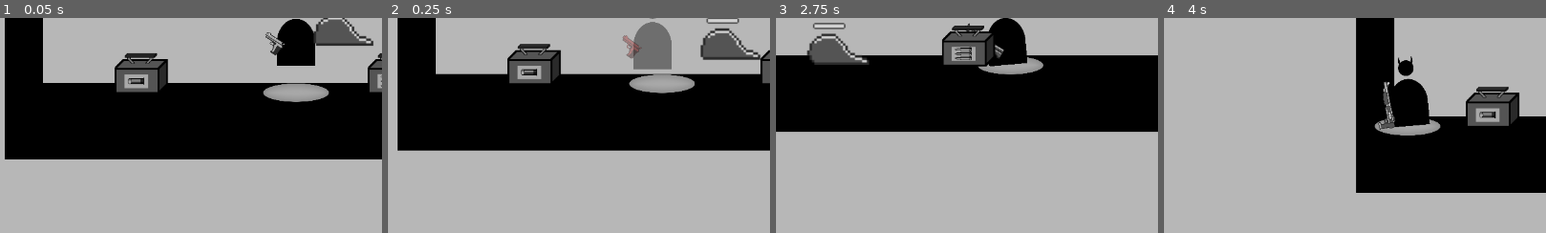
Above: before the commit, frames 1-4 (left to right).
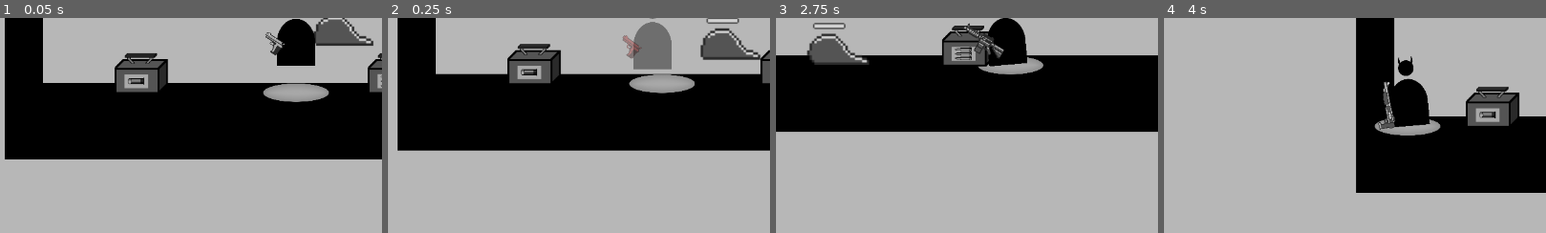
Above: after the commit, the same moments.

Repository: BesterCoder/nuggie-collector
Game: Godot game, scene res://levels/level_001.tscn
The game is run twice, just before and just after one commit, with the same random seed, the same clock (stepped at 60 frames per second) and the same inputs.
Inputs (mouse positions are % of the whole screen's width and height, from its top left):
- Up to frame 1 (0.05 s): no input
- Up to frame 2 (0.25 s): no input
- Up to frame 3 (2.75 s): move the mouse to (45, 70) at 0.52 s; press the mouse at (45, 70) at 0.53 s; hold D (move_right) 0.53-2.03 s; tap W (jump) at 0.77, 1.52 s; move the mouse to (80, 65) at 1.27 s; release the mouse at (80, 65) at 1.28 s; tap 1 (select_pistol) at 1.35 s; move the mouse to (20, 35) at 2.02 s; hold A (move_left) from 2.03 s (still down); tap 2 (select_rifle) at 2.1 s
- Up to frame 4 (4 s): keep holding A (move_left); move the mouse to (55, 50) at 2.77 s; tap 3 (select_shotgun) at 2.85 s; tap W (jump) at 3.02, 3.77 s; move the mouse to (35, 25) at 3.52 s; press the mouse at (35, 25) at 3.53 s
The pictures show only the part of the screen within x 11-61%, y 48-98%; the shares and areas given below are measured in that part.

The runs differ from the first frame. In frame 1, less than 0.1% of the frame differs, in the area x 82-83%, y 9-12%; in frame 2, nothing differs; in frame 3, 0.3%, in the area x 49-58%, y 3-20%; in frame 4, nothing differs.

Commit message:
When all nuggies are collected a door is revealed
The door will act as an "portal" to the next level

Note that player Z position was set to 1 so player
will always be drawn in front of the door

Diff:
--- a/characters/player/Player.tscn
+++ b/characters/player/Player.tscn
@@ -11,6 +11,7 @@
 height = 256.0
 
 [node name="Player" type="KinematicBody2D"]
+z_index = 1
 script = ExtResource( 3 )
 
 [node name="Body" type="Sprite" parent="."]
--- a/characters/player/PlayerHUD.gd
+++ b/characters/player/PlayerHUD.gd
@@ -5,6 +5,8 @@
 var player = null
 var hud_weapons = []
 var hp_bar_width = 0
+
+var level_portal = load("res://items/portal/Portal.tscn")
 
 # Print and push a error message end exit the game
 func _hud_error_exit(message: String):
@@ -50,9 +52,13 @@
 	else:
 		$Ammo/Label.text = "%d/%d" % [weapon.current_ammo, weapon.max_ammo]
 
-func _on_nuggie_collected():
+func _on_nuggie_collected(nuggie_position):
 	nuggies_collected += 1
 	_update_nuggie_text()
+	if nuggies_collected == nuggie_count:
+		var portal = level_portal.instance()
+		portal.global_position = nuggie_position
+		get_tree().get_root().call_deferred("add_child", portal)
 
 func _on_health_changed():
 	var new_size = float(hp_bar_width) * (float(player.health) / player.max_health)
--- a/items/nuggie/Nuggie.gd
+++ b/items/nuggie/Nuggie.gd
@@ -1,6 +1,6 @@
 extends Area2D
 
-signal nuggie_collected
+signal nuggie_collected(nuggie_position)
 
 # TODO: add a bright "halo" on back of the nuggie
 # so they seem more heavenly
@@ -9,5 +9,5 @@
 
 
 func _on_body_entered(_body):
-	emit_signal("nuggie_collected")
+	emit_signal("nuggie_collected", global_position)
 	queue_free()
--- /dev/null
+++ b/items/portal/Portal.gd
@@ -0,0 +1,42 @@
+extends Area2D
+
+const GROW_SPEED = 75
+
+var scaley = 1.0
+var target_height = 0
+# Position of the floor
+var collision_point = Vector2(0, 0)
+
+func _ready():
+	$floor_finder.enabled = true
+	scaley = scale.y
+	target_height = $PortalImage.texture.get_height()
+	$PortalImage.region_enabled = true
+
+
+func _find_floor() -> bool:
+	# floor has been found if $floor_finder is no longer enabled
+	if not $floor_finder.enabled:
+		return true
+
+	if not $floor_finder.is_colliding():
+		return false # We should probably report an error, maybe?
+
+	global_position = $floor_finder.get_collision_point()
+	global_position.y -= 20
+	$floor_finder.enabled = false
+	return true
+
+func _physics_process(delta):
+	if not _find_floor():
+		return
+
+	if $PortalImage.region_rect.size.y == target_height:
+		return
+
+	if $PortalImage.region_rect.size.y < target_height:
+		var speed = GROW_SPEED * delta
+		$PortalImage.region_rect.size.y += speed
+		position.y -= speed
+	else:
+		$PortalImage.region_rect.size.y = target_height
--- /dev/null
+++ b/items/portal/Portal.tscn
@@ -0,0 +1,29 @@
+[gd_scene load_steps=4 format=2]
+
+[ext_resource path="res://assets/portal/portaldoor.png" type="Texture" id=1]
+[ext_resource path="res://items/portal/Portal.gd" type="Script" id=2]
+
+[sub_resource type="RectangleShape2D" id=1]
+extents = Vector2( 47, 92 )
+
+[node name="Portal" type="Area2D"]
+collision_layer = 32
+script = ExtResource( 2 )
+__meta__ = {
+"_edit_group_": true
+}
+
+[node name="PortalImage" type="Sprite" parent="."]
+texture = ExtResource( 1 )
+centered = false
+region_rect = Rect2( 0, 0, 129, 20 )
+region_filter_clip = true
+
+[node name="CollisionShape2D" type="CollisionShape2D" parent="."]
+position = Vector2( 64, 112 )
+shape = SubResource( 1 )
+
+[node name="floor_finder" type="RayCast2D" parent="."]
+position = Vector2( 64, 16 )
+cast_to = Vector2( 0, 250 )
+collision_mask = 2
Binary file added: assets/portal/portaldoor.png
Not shown, added: assets/portal/portaldoor.png.import
